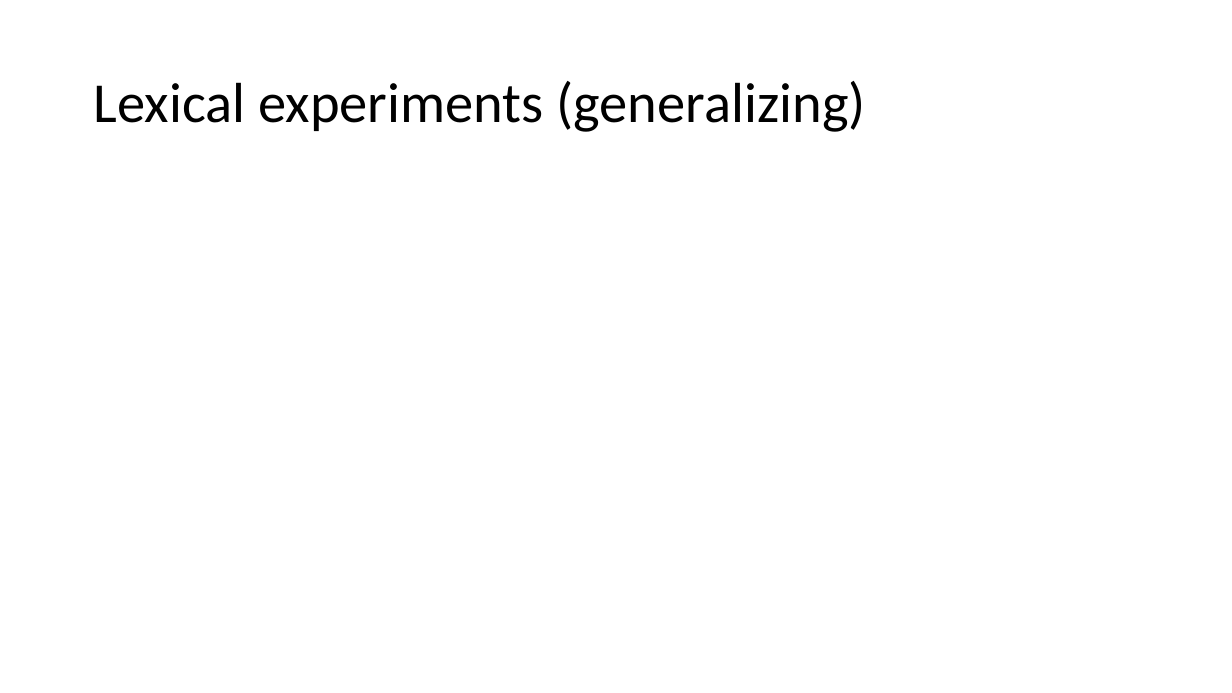
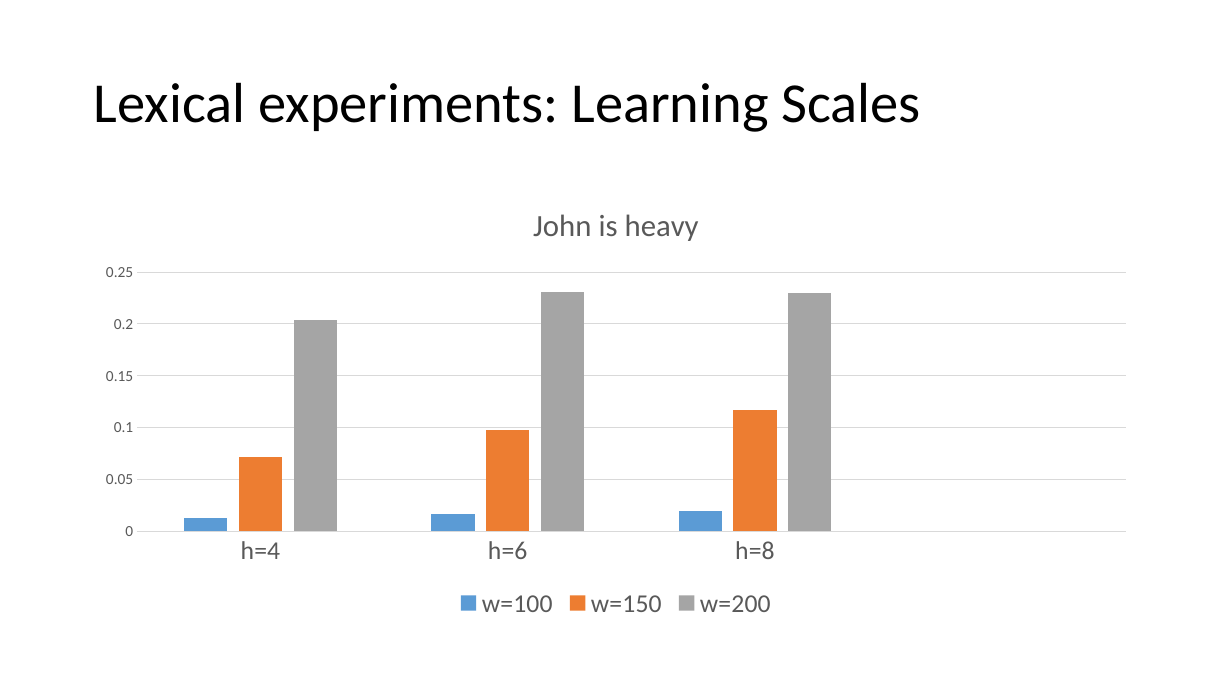
Before and after one commit to JsonFreeman/semppl, a slide deck: slide 16 of LabMeeting.pptx (slide 15 before the commit). Drawn at 1232x693 pixels with LibreOffice and Linux fonts; fonts in the diff are those of the drawing. Boxes give left, top, right and bottom in pixels: in the first picture for what was removed or moved away, otherwise in the second. Text is boxed around its words. In the diff, an @@ line names an element or a change of style, - is before the commit and + after.

Commit message:
Complete experiment slides for lexical part

```diff
--- a/LabMeeting.pptx
+++ b/LabMeeting.pptx
@@ title at (94, 82, 920, 132): text changed @@
-Lexical experiments (generalizing)
+Lexical experiments: Learning Scales
@@ column chart added at (85, 185, 1148, 625) @@
+title "John is heavy "
+categories: h=4, h=6, h=8
+w=100: 0.013, 0.017, 0.02, -
+w=150: 0.072, 0.098, 0.117, -
+w=200: 0.204, 0.23, 0.23, -
```
Also in this commit, not shown: 4 other slides changed, 12 slides added, 1 slide removed.
